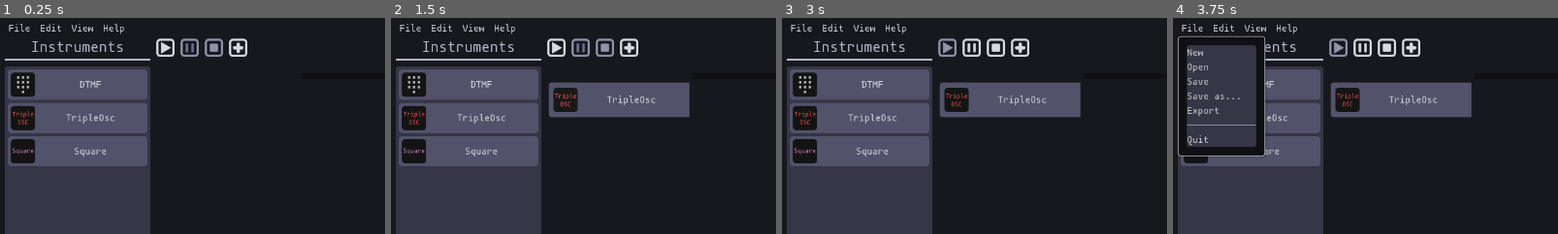
Above: before the commit, frames 1-4 (left to right).
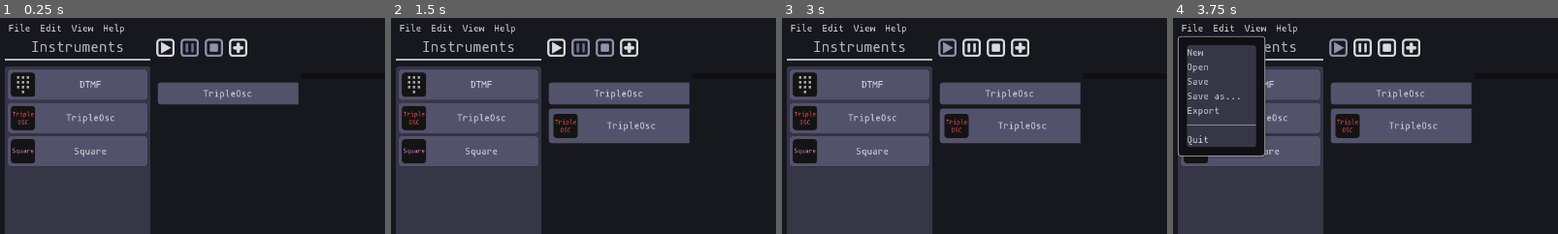
Above: after the commit, the same moments.

Repository: QuadCubedStudios/GoDAW
Game: Godot game, scene res://Main.tscn
The game is run twice, just before and just after one commit, with the same random seed, the same clock (stepped at 60 frames per second) and the same inputs.
Inputs (mouse positions are % of the whole screen's width and height, from its top left):
- Up to frame 1 (0.25 s): no input
- Up to frame 2 (1.5 s): click "TripleOsc" at 0.5 s; click "TripleOsc" at 1.25 s
- Up to frame 3 (3 s): click "TripleOsc" at 2 s; click (21, 7) at 2.75 s
- Up to frame 4 (3.75 s): click "File" at 3.5 s
The pictures show only the part of the screen within x 0-50%, y 0-50%; the shares and areas given below are measured in that part.

The runs differ from the first frame. In frame 1, 3.6% of the frame differs, in the area x 41-78%, y 30-40%; in frame 2, 5.7%; in frame 3, 5.7%, in the area x 41-78%, y 32-58%; in frame 4, 5.7%.

Commit message:
Don't instantiate instruments under the Sequencer
This allows the editor to place the Instrument node with its GUI where
needed, and the Sequencer can reference them as required

Diff:
--- a/Editor/Scenes/SongEditor/SongEditor.gd
+++ b/Editor/Scenes/SongEditor/SongEditor.gd
@@ -23,6 +23,10 @@
 #	if Global.segments == 0:
 #		Global.segments = segments.get_parent().get_size().x/25
 #	add_segments(segment_container, name.rect_size.y, true)
+	# TODO: Hacky code
+	var inst := GoDAW.get_instrument(instrument.text)
+	segment_container.add_child(inst)
+	$Sequencer.INSTRUMENTS[instrument.text] = inst
 	segments.add_child(segment_container)
 
 #func add_segments(segment_container: HBoxContainer, size, style):
--- a/Main.gd
+++ b/Main.gd
@@ -71,6 +71,10 @@
 
 # This function is solely test code
 func test():
+	var btn = ToolButton.new()
+	btn.text = "TripleOsc"
+	$Application/Main/SongEditor.add_track(btn)
+
 	var song = SongSequence.new()
 	var track = Track.new()
 	track.instrument = "TripleOsc"
--- a/util/Sequencer/Sequencer.gd
+++ b/util/Sequencer/Sequencer.gd
@@ -3,7 +3,7 @@
 signal playback_finished()
 signal on_note(progress)
 
-onready var instruments = $Instruments
+export var INSTRUMENTS = {}
 onready var player = $AnimationPlayer
 
 # Data
@@ -13,9 +13,6 @@
 
 # Functions
 func sequence(sequence: SongSequence):
-	for i in instruments.get_children():
-		i.queue_free()
-
 	data = sequence
 	var song = Animation.new()
 	song.set_step(0.001)
@@ -23,34 +20,30 @@
 	for track in data.tracks:
 		track = track as Track
 		var track_index = song.add_track(Animation.TYPE_METHOD)
-		var inst = GoDAW.get_instrument(track.instrument)
-		instruments.add_child(inst)
 
 		song.track_set_path(track_index, ".")
 		for note in track.notes:
 			note = note as Note
-			song.track_insert_key(track_index, note.note_start,
-				{
-					"method": "play_note",
-					"args": [inst.get_index(), note]
-				})
-			song.track_insert_key(track_index, note.note_start+note.duration,
-				{
-					"method": "stop_note",
-					"args": [inst.get_index(), note]
-				})
+			song.track_insert_key(track_index, note.note_start, {
+				"method": "play_note",
+				"args": [track.instrument, note]
+			})
+			song.track_insert_key(track_index, note.note_start + note.duration, {
+				"method": "stop_note",
+				"args": [track.instrument, note]
+			})
 			var dur = note.note_start + note.duration
 			if dur > song.length: song.length = dur
 
 	player.add_animation("song", song)
 
-func play_note(idx: int, note):
+func play_note(instrument_name: String, note):
 	emit_signal("on_note", (player.current_animation_position/player.current_animation_length)*100)
-	instruments.get_child(idx).play_note(note)
+	(INSTRUMENTS[instrument_name] as Instrument).play_note(note)
 
-func stop_note(idx:int, note):
+func stop_note(instrument_name: String, note):
 	emit_signal("on_note", (player.current_animation_position/player.current_animation_length)*100)
-	instruments.get_child(idx).stop_note(note)
+	(INSTRUMENTS[instrument_name] as Instrument).stop_note(note)
 
 func play():
 	playing = true
--- a/util/Sequencer/Sequencer.tscn
+++ b/util/Sequencer/Sequencer.tscn
@@ -7,6 +7,4 @@
 
 [node name="AnimationPlayer" type="AnimationPlayer" parent="."]
 
-[node name="Instruments" type="Node" parent="."]
-
 [connection signal="animation_finished" from="AnimationPlayer" to="." method="finished"]
